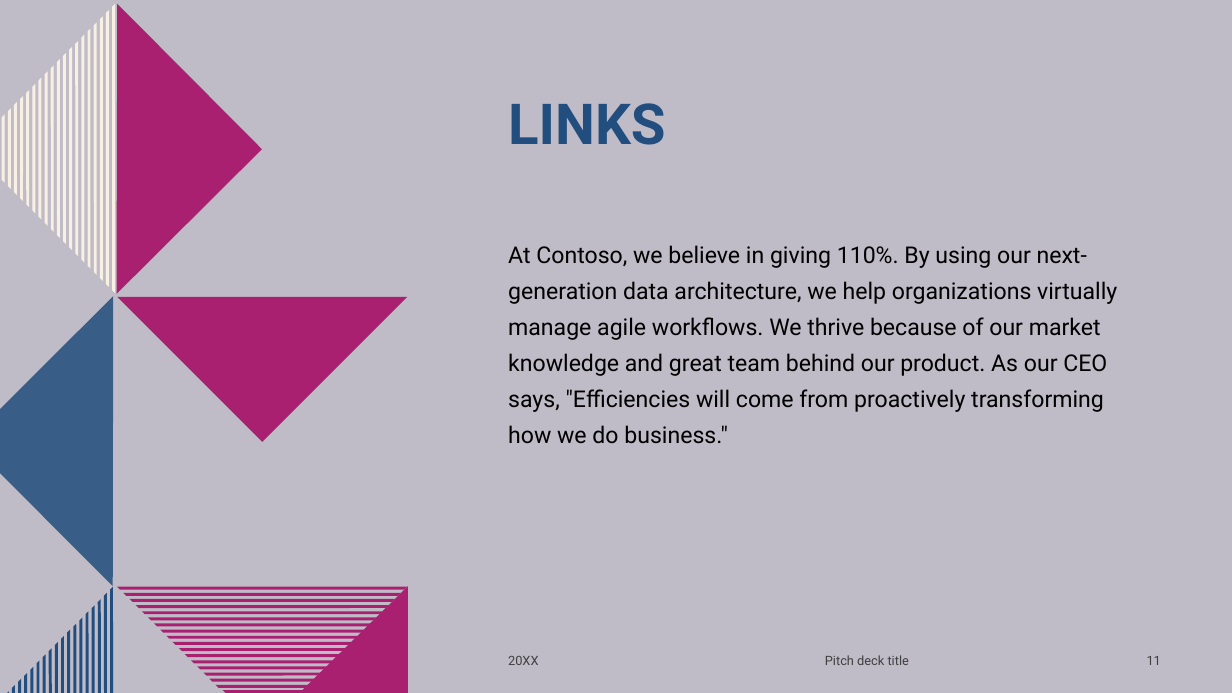
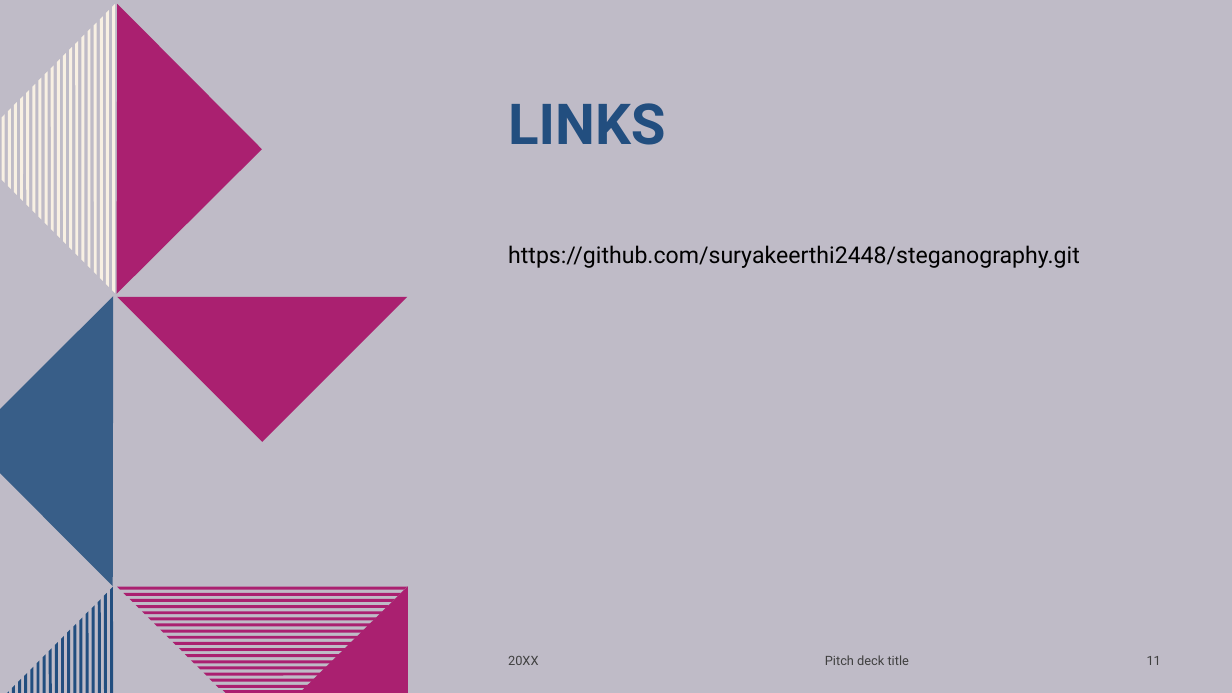
Before and after one commit to suryakeerthi2448/steganography, a slide deck: slide 11 of Steganography.pptx. Drawn at 1232x693 pixels with LibreOffice and Linux fonts; fonts in the diff are those of the drawing; background and template pictures are left out. Boxes give left, top, right and bottom in pixels: in the first picture for what was removed or moved away, otherwise in the second. Text is boxed around its words. In the diff, an @@ line names an element or a change of style, - is before the commit and + after.

```diff
--- a/Steganography.pptx
+++ b/Steganography.pptx
@@ text at [508, 245, 1080, 268]: text changed @@
-At Contoso, we believe in giving 110%. By using our next-generation data architecture, we help organizations virtually manage agile workflows. We thrive because of our market knowledge and great team behind our product. As our CEO says, "Efficiencies will come from proactively transforming how we do business."
+https://github.com/suryakeerthi2448/steganography.git
```
